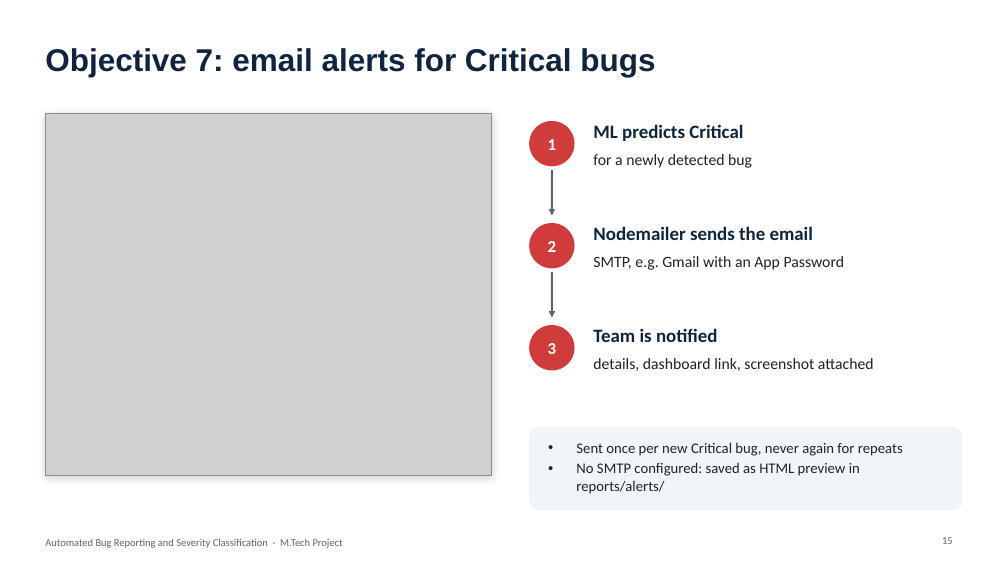
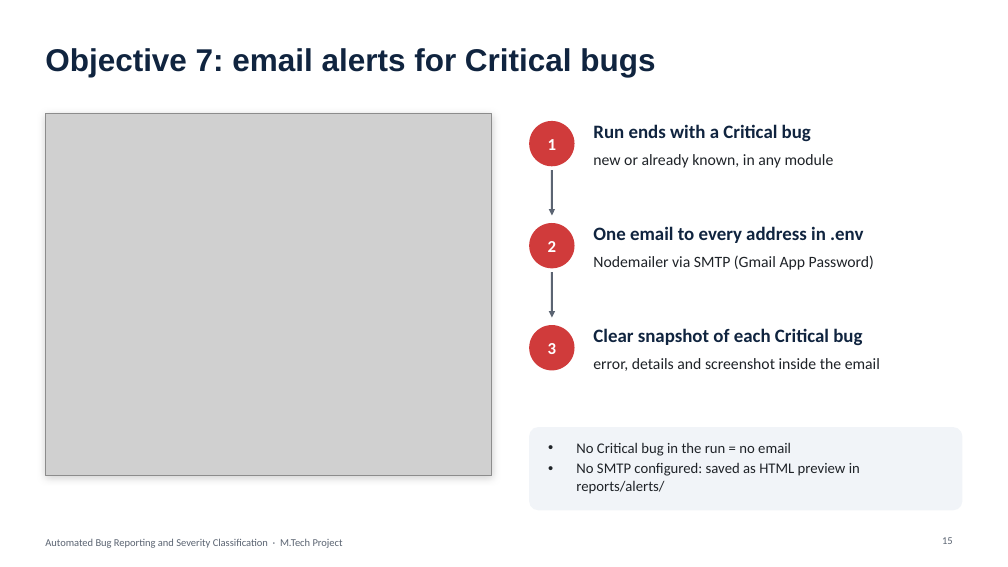
Before and after one commit to AngshumanRay/playwright-ml-bug-reporter, a slide deck: slide 15 of presentation/Automated_Bug_Reporting_Presentation.pptx. Drawn at 1008x567 pixels with LibreOffice and Linux fonts; fonts in the diff are those of the drawing; grey boxes stand for pictures. Boxes give left, top, right and bottom in pixels: in the first picture for what was removed or moved away, otherwise in the second. Text is boxed around its words. In the diff, an @@ line names an element or a change of style, - is before the commit and + after.

```diff
--- a/presentation/Automated_Bug_Reporting_Presentation.pptx
+++ b/presentation/Automated_Bug_Reporting_Presentation.pptx
@@ text at box(593, 124, 811, 142): text changed @@
-ML predicts Critical
+Run ends with a Critical bug
@@ text at box(593, 154, 834, 168): text changed @@
-for a newly detected bug
+new or already known, in any module
@@ text at box(593, 226, 863, 243): text changed @@
-Nodemailer sends the email
+One email to every address in .env
@@ text at box(593, 255, 874, 270): text changed @@
-SMTP, e.g. Gmail with an App Password
+Nodemailer via SMTP (Gmail App Password)
@@ text at box(593, 328, 862, 345): text changed @@
-Team is notified
+Clear snapshot of each Critical bug
@@ text at box(593, 358, 880, 371): text changed @@
-details, dashboard link, screenshot attached
+error, details and screenshot inside the email
@@ text at box(576, 443, 791, 456): text changed @@
-• Sent once per new Critical bug, never again for repeats
+• No Critical bug in the run = no email
```
Also in this commit, not shown: 10 other files.
